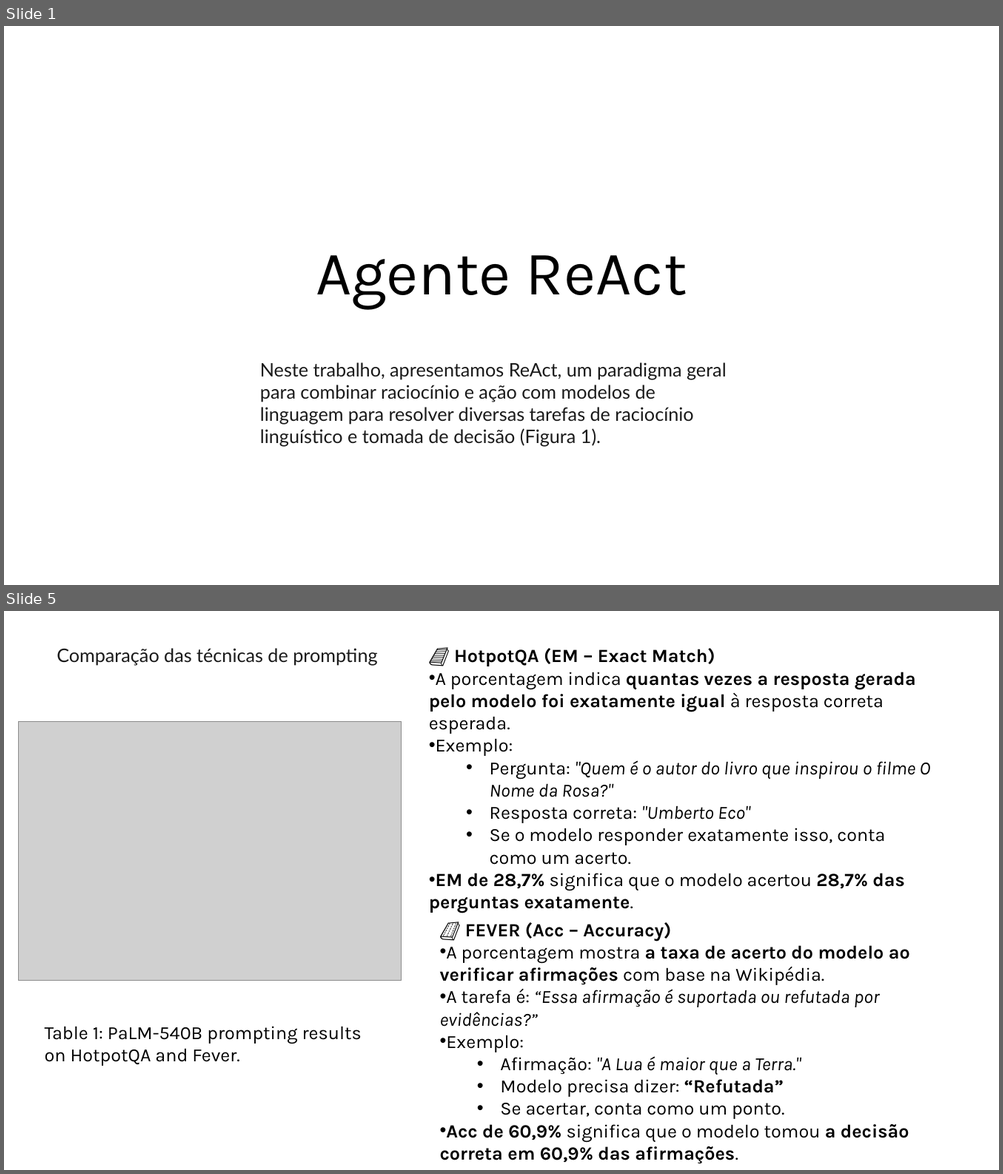
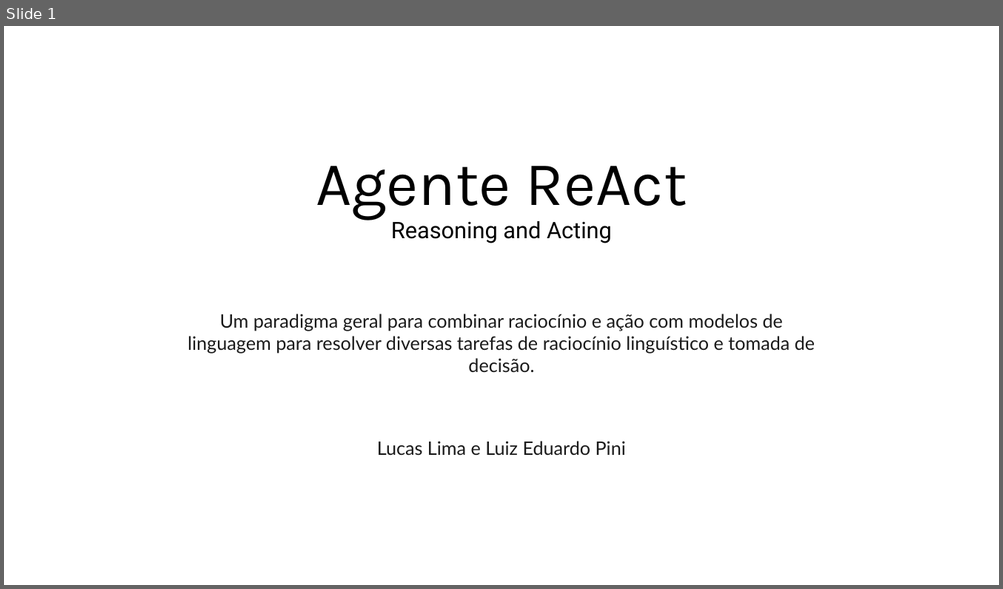
Before and after one commit to luizehp/Agente-ReAct, a slide deck: Agente ReAct.pptx. Shown one above the other, each under a label of ours: slides 1 and 5 before the commit, slide 1 after it; the slides between them are not shown. The pictures are 1003x1174 and 1003x589 pixels, drawn with LibreOffice and Linux fonts; fonts in the diff are those of the drawing; grey boxes stand for pictures. Boxes give left, top, right and bottom in pixels: in the first picture for what was removed or moved away, otherwise in the second. Text is boxed around its words. In the diff, an @@ line names an element or a change of style, - is before the commit and + after.

```diff
--- a/Agente ReAct.pptx
+++ b/Agente ReAct.pptx
@@ slide 5 removed at bbox=[4, 611, 999, 1170], background #FFFFFF @@
@@ text removed at bbox=[57, 648, 377, 666] @@
-Comparação das técnicas de prompting
@@ text removed at bbox=[429, 648, 930, 891] @@
-📘 HotpotQA (EM – Exact Match)
-• A porcentagem indica quantas vezes a resposta gerada pelo modelo foi exatamente igual à resposta correta esperada.
-• Exemplo:
-  • Pergunta: "Quem é o autor do livro que inspirou o filme O Nome da Rosa?"
-  • Resposta correta: "Umberto Eco"
-  • Se o modelo responder exatamente isso, conta como um acerto.
-• EM de 28,7% significa que o modelo acertou 28,7% das perguntas exatamente.
@@ picture removed at bbox=[18, 721, 401, 981] @@
@@ text removed at bbox=[440, 923, 910, 1165] @@
-📙 FEVER (Acc – Accuracy)
-• A porcentagem mostra a taxa de acerto do modelo ao verificar afirmações com base na Wikipédia.
-• A tarefa é: “Essa afirmação é suportada ou refutada por evidências?”
-• Exemplo:
-  • Afirmação: "A Lua é maior que a Terra."
-  • Modelo precisa dizer: “Refutada”
-  • Se acertar, conta como um ponto.
-• Acc de 60,9% significa que o modelo tomou a decisão correta em 60,9% das afirmações.
@@ text removed at bbox=[45, 1026, 361, 1066] @@
-Table 1: PaLM-540B prompting results on HotpotQA and Fever.
@@ slide 1 changed as well @@
@@ title at bbox=[316, 166, 687, 244]: text changed; size 60 to 22 pt; font Karla to Roboto @@
-Agente ReAct
+Agente ReAct
+Reasoning and Acting
@@ text at bbox=[188, 314, 814, 354]: text changed @@
-Neste trabalho, apresentamos ReAct, um paradigma geral para combinar raciocínio e ação com modelos de linguagem para resolver diversas tarefas de raciocínio linguístico e tomada de decisão (Figura 1).
+Um paradigma geral para combinar raciocínio e ação com modelos de linguagem para resolver diversas tarefas de raciocínio linguístico e tomada de decisão.
@@ text added at bbox=[377, 441, 626, 456], 18 pt, text #1A1A1A @@
+Lucas Lima e Luiz Eduardo Pini
```
Also in this commit, not shown: 2 other slides changed, 7 slides added, 5 other slides removed.
